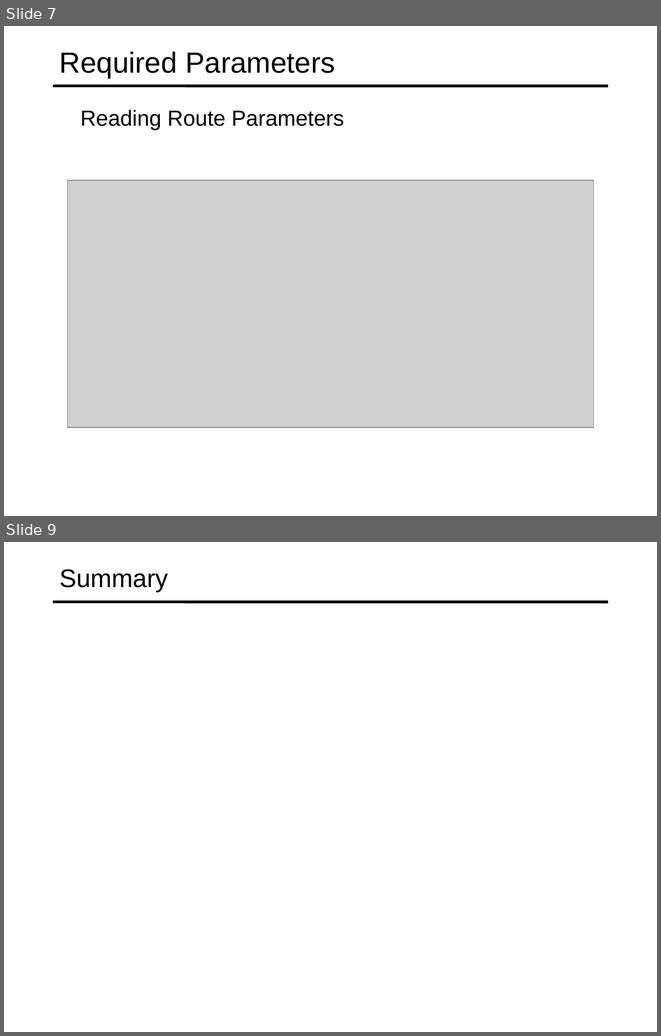
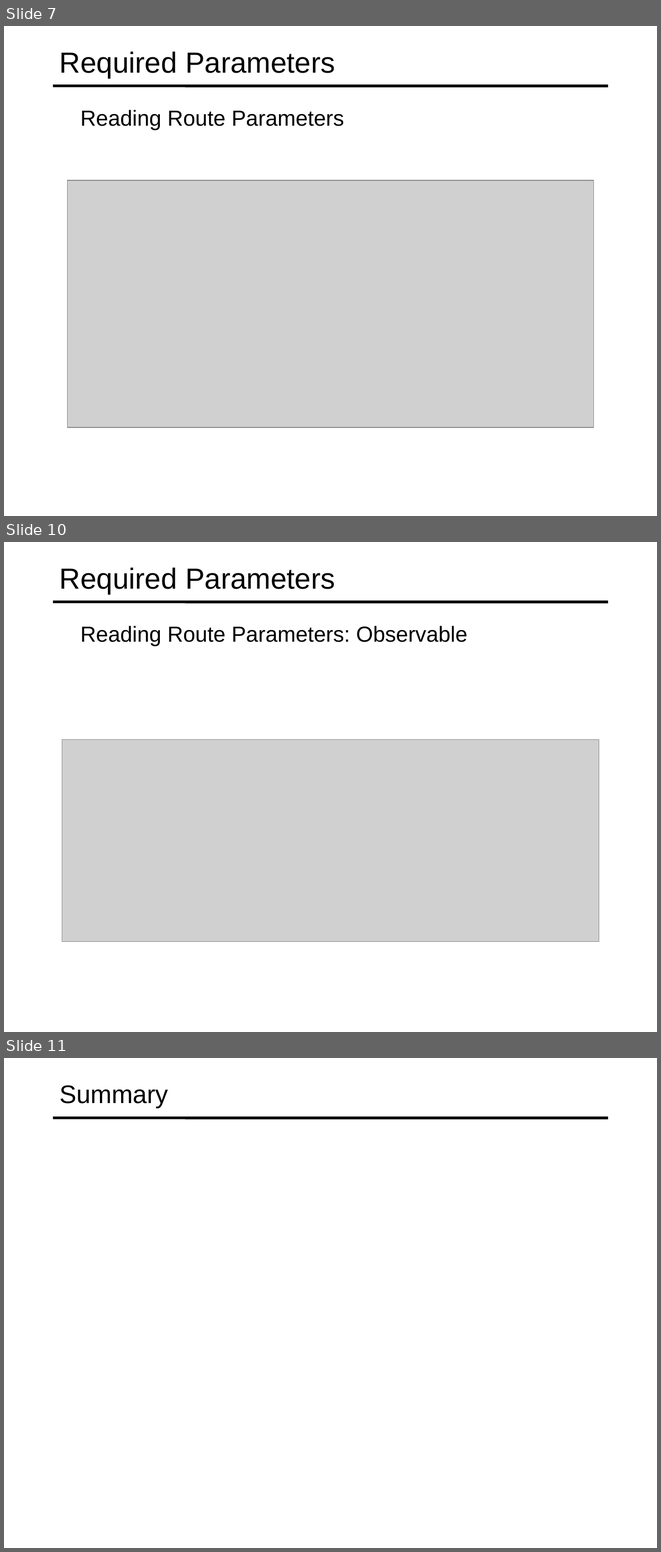
Before and after one commit to specter01wj/Jago_Link_Training, a slide deck: Angular/Angular12/Deep Dive/Angular Routing/3_Route Parameters/L3_Route Parameters.ppt. Shown one above the other, each under a label of ours: slides 7 and 9 before the commit, slides 7, 10 and 11 after it; the slides between them are not shown. The pictures are 661x1036 and 661x1552 pixels, drawn with LibreOffice and Linux fonts; fonts in the diff are those of the drawing; grey boxes stand for pictures. Boxes give left, top, right and bottom in pixels: in the first picture for what was removed or moved away, otherwise in the second. Text is boxed around its words. In the diff, an @@ line names an element or a change of style, - is before the commit and + after.

```diff
--- a/Angular/Angular12/Deep Dive/Angular Routing/3_Route Parameters/L3_Route Parameters.ppt
+++ b/Angular/Angular12/Deep Dive/Angular Routing/3_Route Parameters/L3_Route Parameters.ppt
@@ slide 10 added at (x1=4, y1=542, x2=657, y2=1032), background #FFFFFF; not listed: 1 template element that a slide beside it also shows @@
@@ title added at (x1=60, y1=567, x2=335, y2=594), 32 pt, text #000000 @@
+Required Parameters
@@ text added at (x1=80, y1=626, x2=467, y2=646), 24 pt, text #000000 @@
+  Reading Route Parameters: Observable
@@ picture added at (x1=62, y1=739, x2=600, y2=941) @@
@@ what was slide 9 is now slide 11 @@
```
Also in this commit, not shown: 1 slide changed, 1 other slide added, 1 other file.
